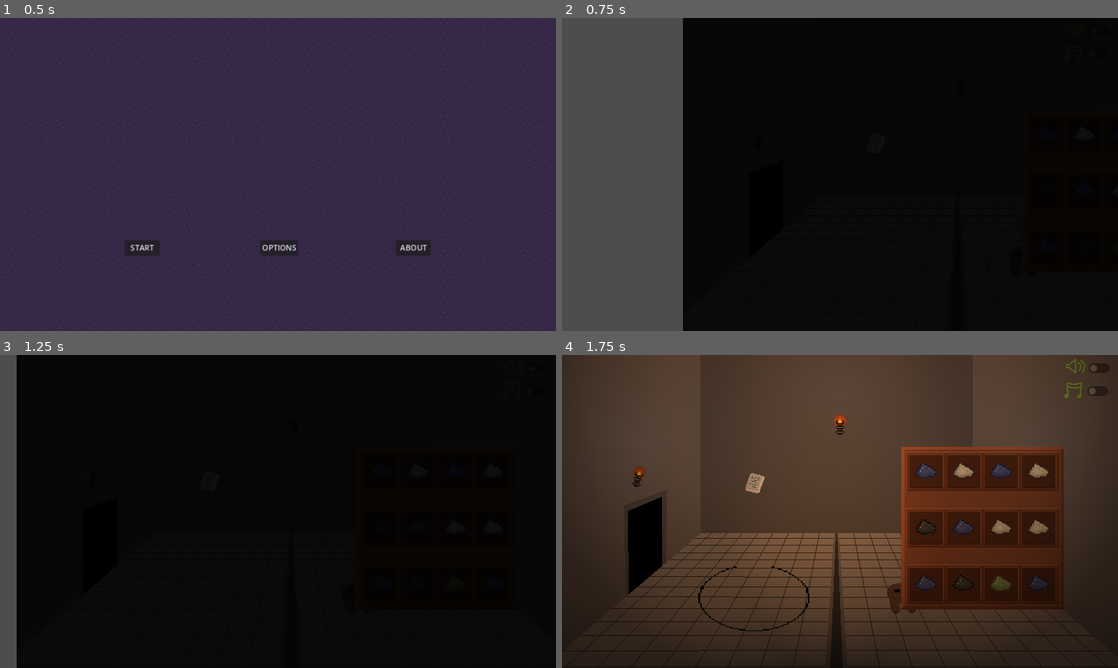
Above: before the commit, frames 1-4 (two rows, left to right).
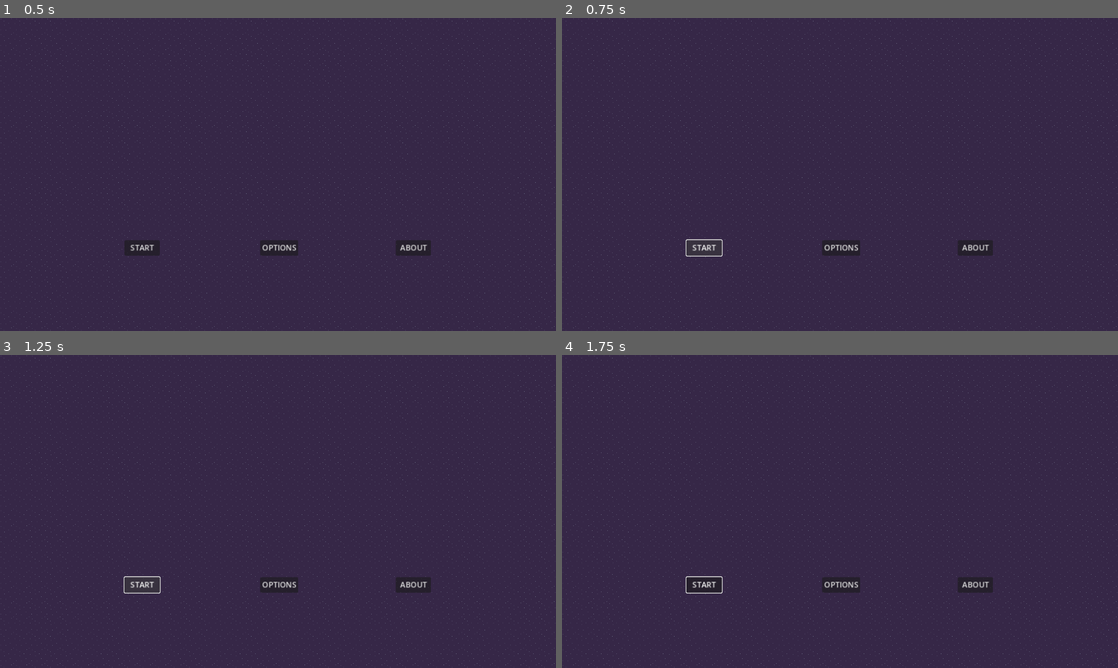
Above: after the commit, the same moments.

Repository: lewis785/ludum-dare-55
Game: Godot game, scene res://scenes/levels/main_menu.tscn
Two runs of this game, one before a commit and one after it. Both use one fixed random seed, a clock stepped at 60 frames per second and the inputs below.
Inputs (mouse positions are in pixels of both pictures, inside the frame that each line leads up to):
- Up to frame 1 (0.5 s): no input
- Up to frame 2 (0.75 s): click "START" at 0.5 s
- Up to frame 3 (1.25 s): no input
- Up to frame 4 (1.75 s): click (1095, 392) at 1.27 s

Frame 1 is identical in both runs. In frame 2, 100% of the frame differs, in the area x 0-100%, y 0-100%; in frame 3, 100%; in frame 4, 99%.

Commit message:
ADDED audio properl;y this time

Diff:
--- /dev/null
+++ b/scenes/levels/hud.gd
@@ -0,0 +1,39 @@
+extends CanvasLayer
+var music_muted = false
+var fx_muted = false
+
+# Called when the node enters the scene tree for the first time.
+func _ready():
+	pass # Replace with function body.
+
+
+# Called every frame. 'delta' is the elapsed time since the previous frame.
+func _process(delta):
+	pass
+func is_left_click(event):
+	if (!event is InputEventMouseButton || !event.pressed):
+		return false
+	return event.button_index == MOUSE_BUTTON_LEFT
+
+func _on_music_mute_button_gui_input(event):
+	if is_left_click(event):
+		music_muted = !music_muted
+		set_music_muted(music_muted)
+
+
+func _on_fx_mute_button_gui_input(event):
+	if is_left_click(event):
+		fx_muted = !fx_muted
+		set_fx_muted(fx_muted)
+
+func set_music_muted(is_muted):
+	var asset_name = "Sound_Off" if is_muted else "Sound_On"
+#	$MusicToggle.texture = load("res://assets/ui/"+ asset_name + ".png")
+#	config.save_value("sound", "music_muted", is_muted)
+	AudioServer.set_bus_mute(2, is_muted)
+
+func set_fx_muted(is_muted):
+	var asset_name = "FX_Off" if is_muted else "FX_On"
+#	$FxToggle.texture = load("res://assets/ui/"+ asset_name + ".png")
+#	config.save_value("sound", "fx_muted", is_muted)
+	AudioServer.set_bus_mute(1, is_muted)
--- a/scenes/levels/main_menu.tscn
+++ b/scenes/levels/main_menu.tscn
@@ -60,8 +60,9 @@
 text = "ABOUT
 "
 
-[node name="AudioStreamPlayer2D" type="AudioStreamPlayer2D" parent="."]
+[node name="RoomMusic" type="AudioStreamPlayer2D" parent="."]
 stream = ExtResource("3_uv5mr")
 autoplay = true
+bus = &"Music"
 
 [connection signal="pressed" from="Node/StartButton" to="." method="_on_start_button_pressed"]
--- a/scenes/levels/room.tscn
+++ b/scenes/levels/room.tscn
@@ -66,11 +66,13 @@
 [node name="Button" parent="Summon-screen/Node2D" index="0"]
 z_index = 7
 
-[node name="AudioStreamPlayer2D" type="AudioStreamPlayer2D" parent="."]
+[node name="RoomMusic" type="AudioStreamPlayer2D" parent="."]
 stream = ExtResource("7_842co")
+bus = &"Music"
 
 [node name="SummoningCircleAudio" type="AudioStreamPlayer2D" parent="."]
 stream = ExtResource("8_y6kmm")
+bus = &"FX"
 
 [node name="EnemySpawner" parent="." instance=ExtResource("9_5nmi3")]
 position = Vector2(491, 348)
--- a/scenes/levels/sliding_window.gd
+++ b/scenes/levels/sliding_window.gd
@@ -29,7 +29,7 @@
 
 func _input(_event):
 	if(Input.is_key_pressed(KEY_ENTER)):	#UPDATE WHEN BATTLE ENDSS
-		room_instance.find_child("AudioStreamPlayer2D").stop()	#Make sure to call this when battle starts!!!
+		room_instance.find_child("RoomMusic").stop()	#Make sure to call this when battle starts!!!
 		_createNextRoom()
 
 func _process(delta):
@@ -65,7 +65,7 @@
 	old_room.move_wizard()
 
 func _on_combat_coordinator_fight_started():
-	room_instance.find_child("AudioStreamPlayer2D").stop()
+	room_instance.find_child("RoomMusic").stop()
 
 func _on_combat_coordinator_fight_lose():
 	print("IM a looser")
@@ -74,5 +74,5 @@
 	room_instance.setup_room(lives)
 
 func _on_combat_coordinator_fight_win():
-	room_instance.find_child("AudioStreamPlayer2D").stop()
+	room_instance.find_child("RoomMusic").stop()
 	_createNextRoom()
--- a/scenes/levels/sliding_window.tscn
+++ b/scenes/levels/sliding_window.tscn
@@ -1,9 +1,10 @@
-[gd_scene load_steps=6 format=3 uid="uid://d2arbyrhcflvl"]
+[gd_scene load_steps=7 format=3 uid="uid://d2arbyrhcflvl"]
 
 [ext_resource type="Script" path="res://scenes/levels/sliding_window.gd" id="1_6pdol"]
 [ext_resource type="Material" uid="uid://dfe7af4v5j5i1" path="res://scenes/background_tools/darkness.tres" id="1_e44qa"]
 [ext_resource type="PackedScene" uid="uid://cnl8yhf0gc2xu" path="res://scenes/components/combat/combat_coordinator.tscn" id="3_ajeuy"]
 [ext_resource type="Texture2D" uid="uid://3u2uuemry1fm" path="res://assets/elements/musictemp.png" id="3_f5ejc"]
+[ext_resource type="Script" path="res://scenes/levels/hud.gd" id="3_o6dr8"]
 [ext_resource type="Texture2D" uid="uid://deradcgixu68o" path="res://assets/elements/fxtemp.png" id="4_x0w8p"]
 
 [node name="SlidingWindow" type="Node2D"]
@@ -15,38 +16,44 @@
 lives = 3
 
 [node name="Camera2D" type="Camera2D" parent="."]
+z_index = 9
+texture_filter = 1
 position = Vector2(400, 225)
 zoom = Vector2(1.44, 1.44)
-
-[node name="CheckButton2" type="CheckButton" parent="Camera2D"]
-z_index = 100
-offset_left = 349.0
-offset_top = -185.0
-offset_right = 393.0
-offset_bottom = -161.0
-
-[node name="Sprite2D" type="Sprite2D" parent="Camera2D/CheckButton2"]
-position = Vector2(-11, 9)
-texture = ExtResource("3_f5ejc")
-
-[node name="CheckButton" type="CheckButton" parent="Camera2D"]
-z_index = 100
-offset_left = 351.0
-offset_top = -218.0
-offset_right = 395.0
-offset_bottom = -194.0
-
-[node name="Sprite2D" type="Sprite2D" parent="Camera2D/CheckButton"]
-position = Vector2(-11, 9)
-texture = ExtResource("4_x0w8p")
 
 [node name="CombatCoordinator" parent="." instance=ExtResource("3_ajeuy")]
 
 [node name="WinMusic" type="AudioStreamPlayer2D" parent="."]
+bus = &"Music"
 
 [node name="LoseMusic" type="AudioStreamPlayer2D" parent="."]
+bus = &"Music"
 
 [node name="FightMusic" type="AudioStreamPlayer2D" parent="."]
 
 [connection signal="fight_lose" from="CombatCoordinator" to="." method="_on_combat_coordinator_fight_lose"]
 [connection signal="fight_win" from="CombatCoordinator" to="." method="_on_combat_coordinator_fight_win"]
+
+bus = &"Music"
+
+[node name="Overlay" type="CanvasLayer" parent="."]
+scale = Vector2(1.44, 1.44)
+transform = Transform2D(1.44, 0, 0, 1.44, 0, 0)
+script = ExtResource("3_o6dr8")
+
+[node name="MusicMuteButton" type="TextureRect" parent="Overlay"]
+offset_left = 760.0
+offset_top = 8.0
+offset_right = 792.0
+offset_bottom = 41.0
+texture = ExtResource("3_f5ejc")
+
+[node name="FXMuteButton" type="TextureRect" parent="Overlay"]
+offset_left = 759.722
+offset_top = 47.9167
+offset_right = 791.722
+offset_bottom = 80.9167
+texture = ExtResource("4_x0w8p")
+
+[connection signal="gui_input" from="Overlay/MusicMuteButton" to="Overlay" method="_on_music_mute_button_gui_input"]
+[connection signal="gui_input" from="Overlay/FXMuteButton" to="Overlay" method="_on_fx_mute_button_gui_input"]
--- a/scenes/props/torch.tscn
+++ b/scenes/props/torch.tscn
@@ -99,9 +99,12 @@
 
 [node name="Ignite" type="AudioStreamPlayer2D" parent="."]
 stream = ExtResource("3_n6t5j")
+bus = &"FX"
 
 [node name="Extinguish" type="AudioStreamPlayer2D" parent="."]
 stream = ExtResource("4_4s22m")
+bus = &"FX"
 
 [node name="Walking" type="AudioStreamPlayer2D" parent="."]
 stream = ExtResource("5_uhnbk")
+bus = &"FX"
